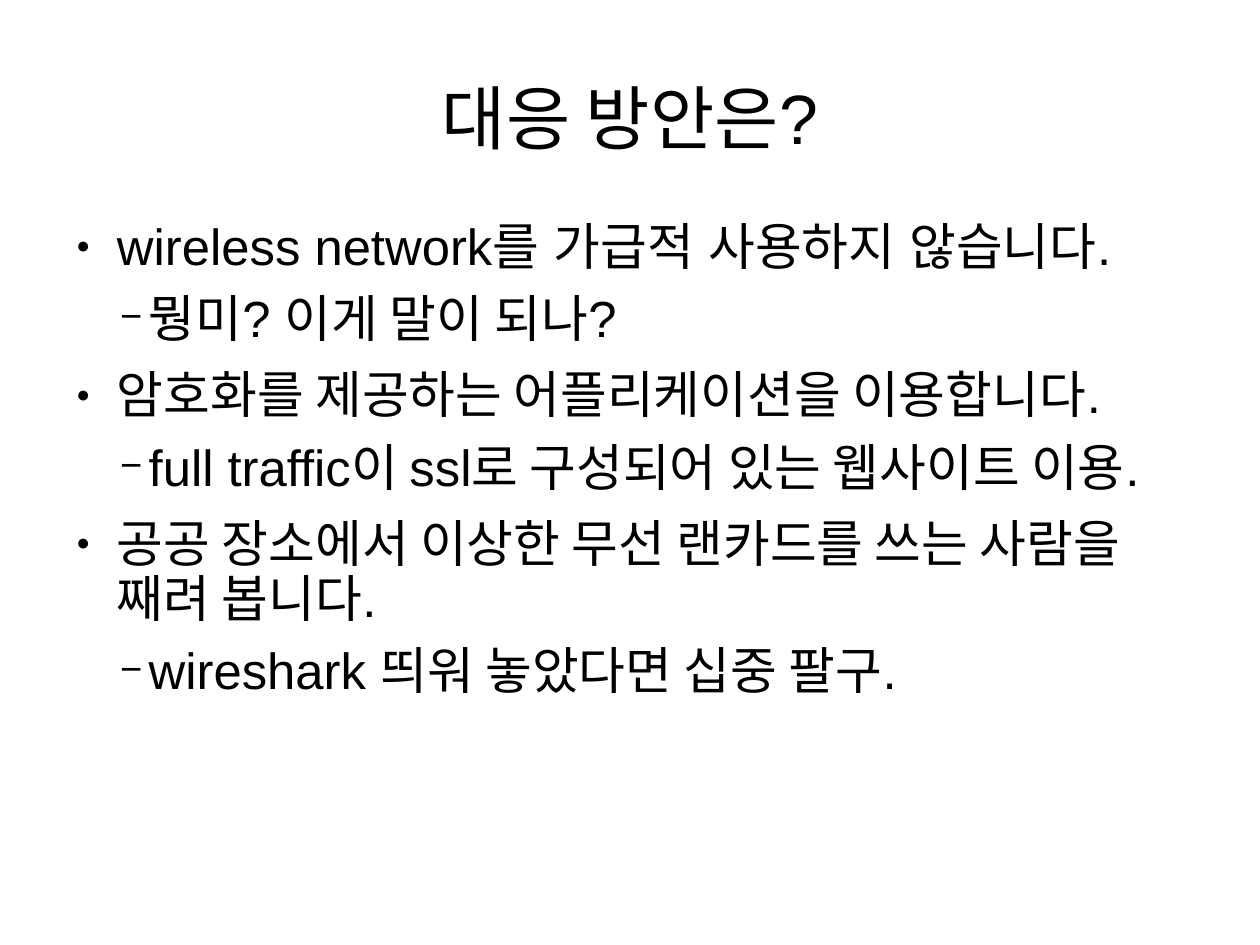
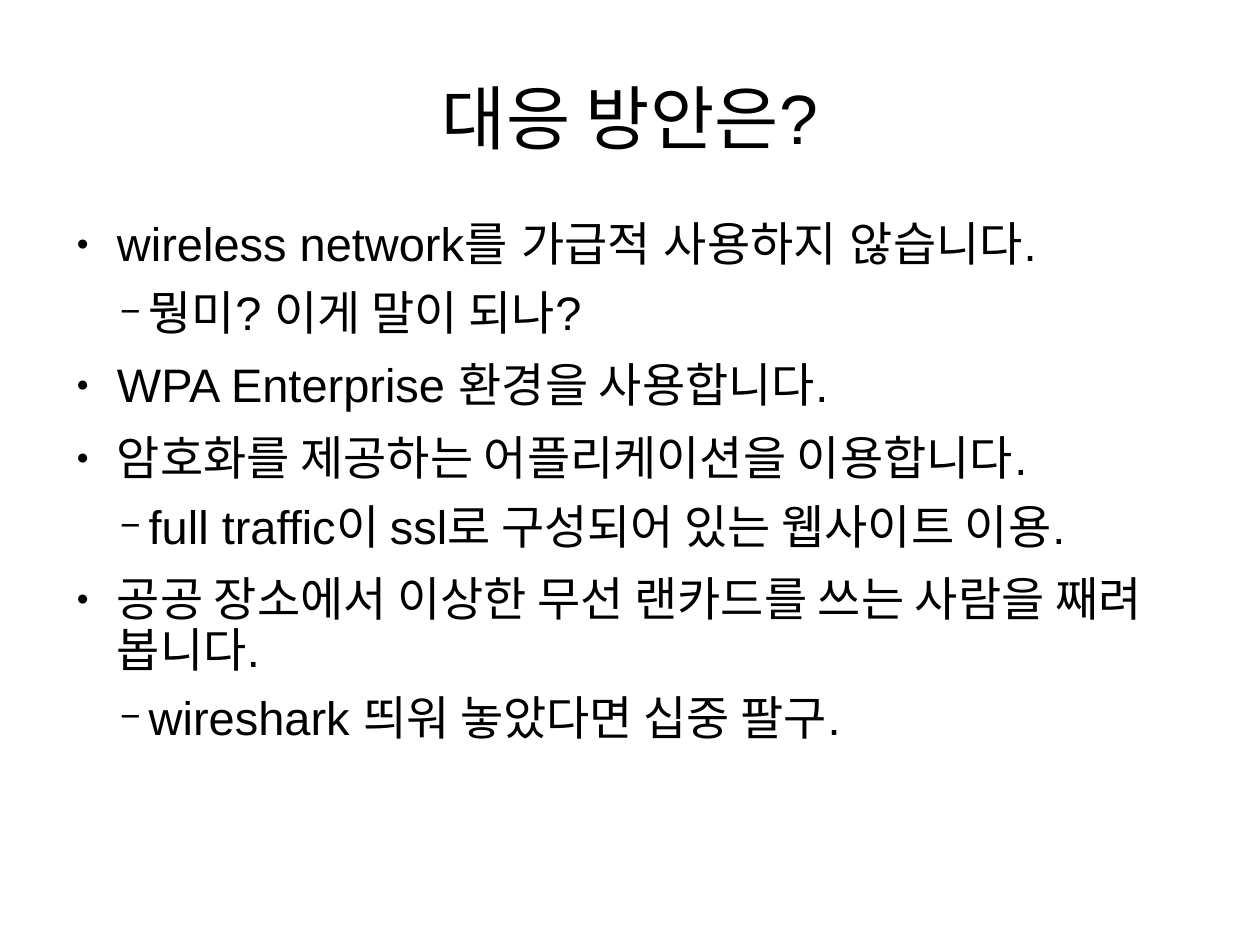
Before and after one commit to sececter/doc, a slide deck: slide 14 of poc2015_wpa_based_packet_decrypt(ko).odp. Drawn at 1260x945 pixels with LibreOffice and Linux fonts; fonts in the diff are those of the drawing. Boxes give left, top, right and bottom in pixels: in the first picture for what was removed or moved away, otherwise in the second. Text is boxed around its words. In the diff, an @@ line names an element or a change of style, - is before the commit and + after.

Commit message:
Add WEBP and Use WPA enterprise

```diff
--- a/poc2015_wpa_based_packet_decrypt(ko).odp
+++ b/poc2015_wpa_based_packet_decrypt(ko).odp
@@ text at (117, 222, 1141, 739): size 32 to 29.6 pt in "wireless network를 가급적 사용하지 않습니다.", "뭥미? 이게 말이 되나?", "암호화를 제공하는 어플리케이션을 이용합니다.", "full traffic이 ssl로 구성되어 있는 웹사이트 이용." and 2 more places @@
@@ text at (117, 362, 829, 411): paragraph added @@
+● WPA Enterprise 환경을 사용합니다.
```
Also in this commit, not shown: 3 other slides changed, 1 other file.
